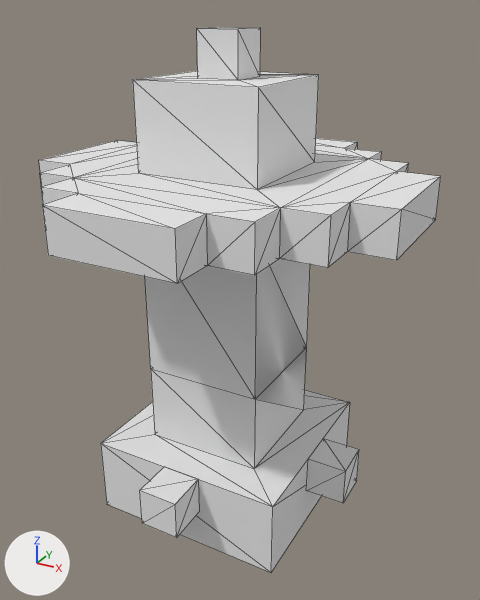
Two versions of the OBJ model src/main/resources/assets/polycraft/models/block/flood_light.obj, one commit apart.
Both versions are drawn from a 50 mm camera at (0.244, -0.084, 0.194) aimed at (0.129, 0.125, 0.089). The axes (+X, +Y, +Z) are drawn at lower left. The lights are the same throughout. Mesh edges are drawn as thin lines. Where no turn or scale is listed for an object, it has been applied to the vertices.

In view in the first picture: 'flood_light'.
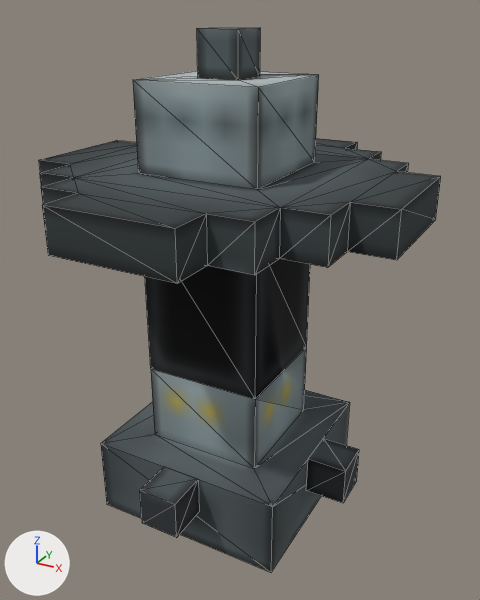
The newer file is also rescaled (x4.0) as a whole; pictures and numbers use the older file's frame.

Changed parts and their boxes (x1, y1, x2, y2) in the pictures (480 x 600 px):
'flood_light', surface changed: (39, 27, 441, 572) in both

The change, as a list of edits to the scene's bpy script:
```text
Add img_flood_light:
    img_flood_light = load_image('flood_light', 'flood_light.png', 256, 256, 'sRGB')
Change mat_transparentmat:
    remove mat_transparentmat.base_color = (0.8, 0.8, 0.8)  # white #e7e7e7
    add mat_transparentmat.texture = img_flood_light
```
